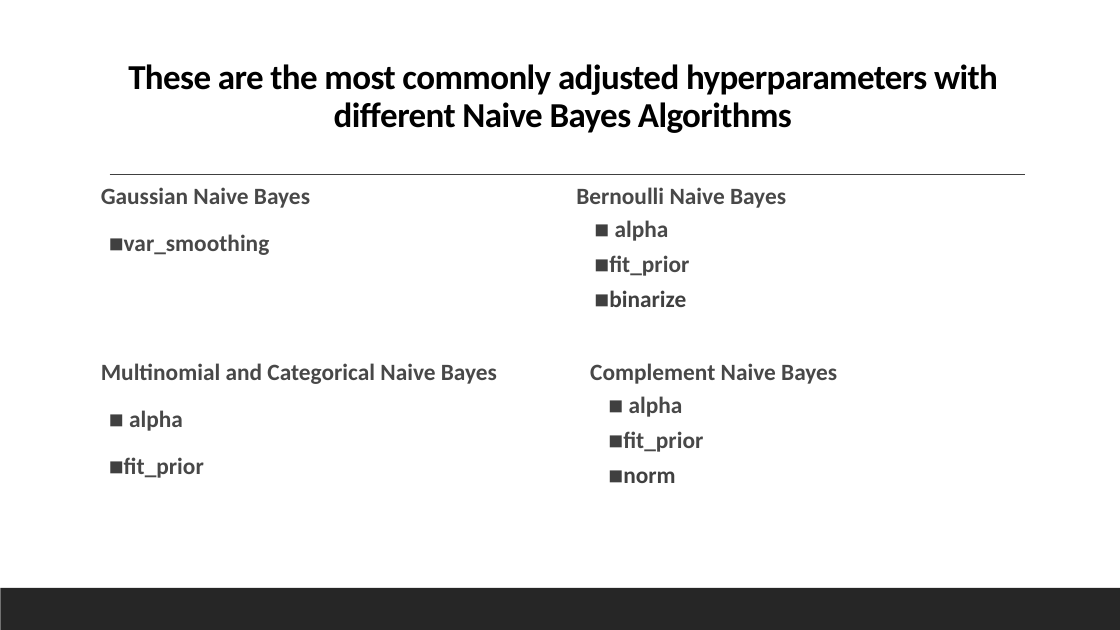
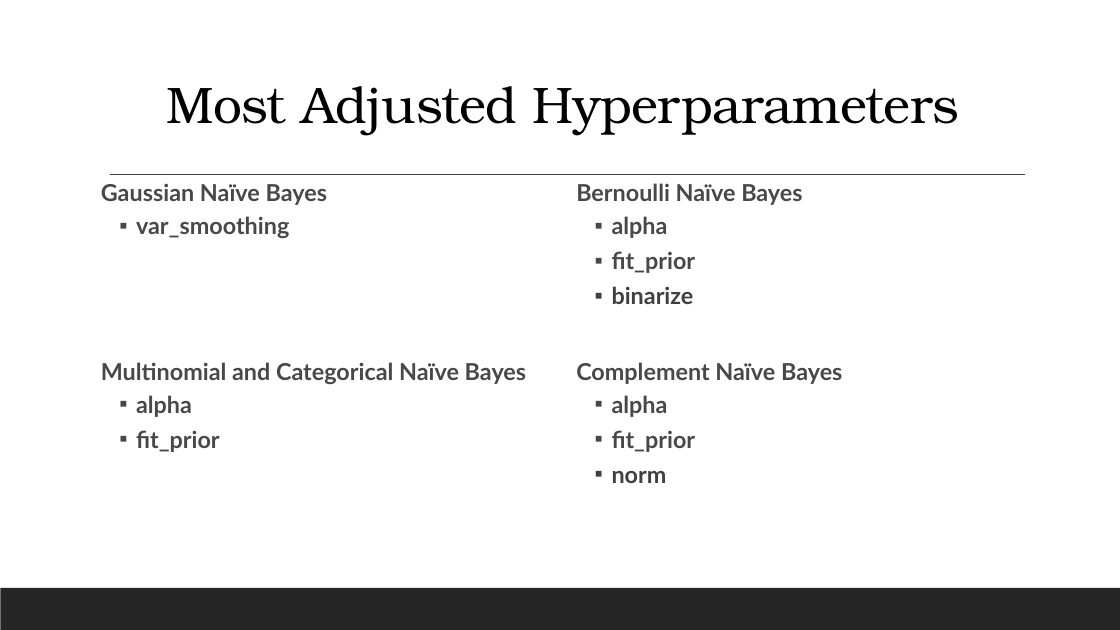
Before and after one commit to Myself1214/Group-3-M9, a slide deck: slide 8 of Naive Bayes Notes.pptx (slide 7 before the commit). Drawn at 1120x630 pixels with LibreOffice and Linux fonts; fonts in the diff are those of the drawing. Boxes give left, top, right and bottom in pixels: in the first picture for what was removed or moved away, otherwise in the second. Text is boxed around its words. In the diff, an @@ line names an element or a change of style, - is before the commit and + after.

```diff
--- a/Naive Bayes Notes.pptx
+++ b/Naive Bayes Notes.pptx
@@ title at [167, 86, 959, 136]: text changed; size 30 to 44 pt; font Calibri to TeX Gyre Bonum; bold off @@
-These are the most commonly adjusted hyperparameters with different Naive Bayes Algorithms
+Most Adjusted Hyperparameters
@@ text at [101, 183, 327, 238]: text changed; font Calibri to Lato @@
-Gaussian Naive Bayes
-  ◼var_smoothing
+Gaussian Naïve Bayes
+  ▪ var_smoothing
@@ text at [576, 183, 802, 304]: text changed; font Calibri to Lato @@
-Bernoulli Naive Bayes
-  ◼ alpha
-  ◼fit_prior
-  ◼binarize
+Bernoulli Naïve Bayes
+  ▪ alpha
+  ▪ fit_prior
+  ▪ binarize
@@ text at [101, 362, 526, 452]: text changed; font Calibri to Lato @@
-Multinomial and Categorical Naive Bayes
-  ◼ alpha
-  ◼fit_prior
+Multinomial and Categorical Naïve Bayes
+  ▪ alpha
+  ▪ fit_prior
@@ text at [576, 362, 842, 483]: text changed; font Calibri to Lato @@
-Complement Naive Bayes
-  ◼ alpha
-  ◼fit_prior
-  ◼norm
+Complement Naïve Bayes
+  ▪ alpha
+  ▪ fit_prior
+  ▪ norm
```
Also in this commit, not shown: 6 other slides changed, 1 slide added, 1 other file.
